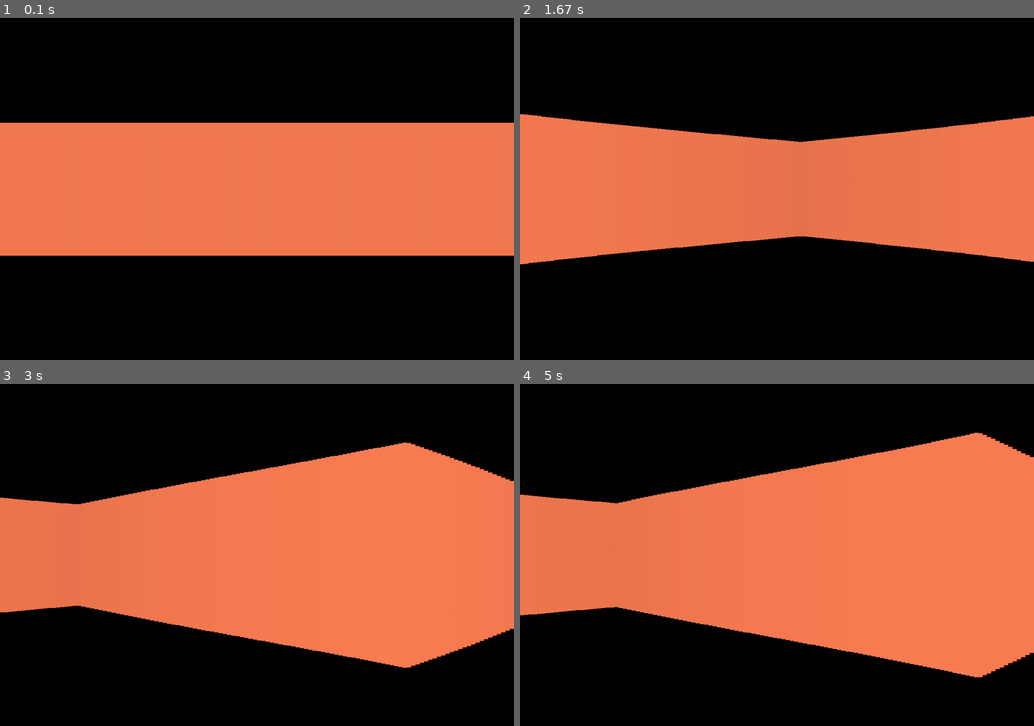
Above: before the commit, frames 1-4 (two rows, left to right).
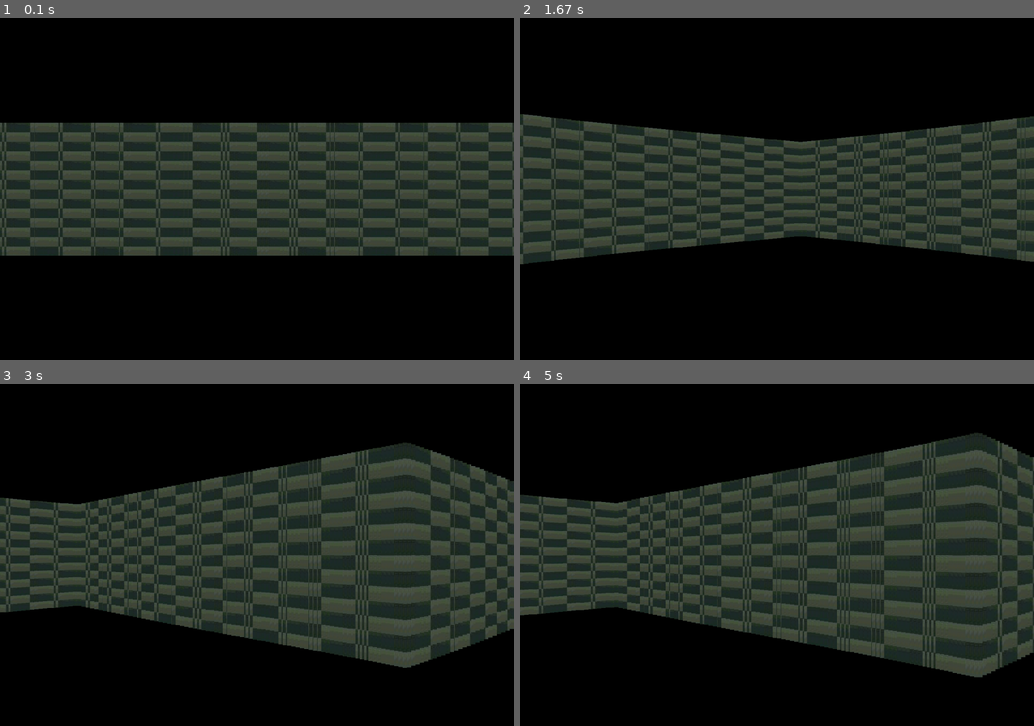
Above: after the commit, the same moments.

Repository: LorezV/pygame-evill-stuff
Game: pygame game, started from main.py
Two runs of this game, one before a commit and one after it. Both use one fixed random seed, a clock stepped at 60 frames per second and the inputs below.
Inputs:
- Up to frame 1 (0.1 s): no input
- Up to frame 2 (1.67 s): hold Right 0.33-0.8 s; hold Right 0.83-1.3 s; hold Left from 1.33 s (still down)
- Up to frame 3 (3 s): release Left at 1.87 s; hold Left 1.9-2.3 s; hold A 1.9-2.3 s; hold Right 2.33-2.97 s; hold D 2.33-2.97 s
- Up to frame 4 (5 s): hold Left 3-3.47 s; hold A 3-3.47 s; hold Right 3.5-3.97 s; hold D 3.5-3.97 s; hold Right 4-4.47 s; hold D 4-4.47 s; hold Left from 4.5 s (still down); hold A from 4.5 s (still down)

The runs differ from the first frame. In frame 1, 39% of the frame differs, in the area x 0-100%, y 30-70%; in frame 2, 35%; in frame 3, 47%; in frame 4, 49%, in the area x 0-100%, y 14-86%.

Commit message:
Adeed first textures

Diff:
--- a/modules/Drawer.py
+++ b/modules/Drawer.py
@@ -6,6 +6,8 @@
 class Drawer:
     def __init__(self, screen):
         self.scr = screen
+        self.texture = pygame.image.load(
+            'data/textures/hospital.png').convert()
 
     def mapping(self, a, b):
         return (a // TILE) * TILE, (b // TILE) * TILE
@@ -23,27 +25,30 @@
             x, dx = (xm + TILE, 1) if cos_a >= 0 else (xm, -1)
             for i in range(0, WIDTH, TILE):
                 depth_v = (x - ox) / cos_a
-                y = oy + depth_v * sin_a
-                if self.mapping(x + dx, y) in world_map:
+                yv = oy + depth_v * sin_a
+                if self.mapping(x + dx, yv) in world_map:
                     break
                 x += dx * TILE
 
             y, dy = (ym + TILE, 1) if sin_a >= 0 else (ym, -1)
             for i in range(0, HEIGHT, TILE):
                 depth_h = (y - oy) / sin_a
-                x = ox + depth_h * cos_a
-                if self.mapping(x, y + dy) in world_map:
+                xh = ox + depth_h * cos_a
+                if self.mapping(xh, y + dy) in world_map:
                     break
                 y += dy * TILE
 
-            # projection
-            depth = depth_v if depth_v < depth_h else depth_h
+            depth, offset = (depth_v, yv) if depth_v < depth_h else (
+                depth_h, xh)
+            offset = int(offset) % TILE
             depth *= math.cos(player_angle - cur_angle)
-            depth += 0.000001
-            proj_height = PROJ_COEFF / depth
-            c = 255 / (1 + depth * depth * 0.00002)
-            color = (c, c // 2, c // 3)
-            pygame.draw.rect(self.scr, color, (
-                ray * SCALE, HALF_HEIGHT - proj_height // 2, SCALE,
-                proj_height))
+            depth = max(depth, 0.0000001)
+            proj_height = min(int(PROJ_COEFF / depth), 2 * HEIGHT)
+            wall_column = self.texture.subsurface(offset * TEXTURE_SCALE, 0,
+                                                  TEXTURE_SCALE,
+                                                  TEXTURE_HEIGHT)
+            wall_column = pygame.transform.scale(wall_column,
+                                                 (SCALE, proj_height))
+            self.scr.blit(wall_column,
+                          (ray * SCALE, HALF_HEIGHT - proj_height // 2))
             cur_angle += DELTA_ANGLE
--- a/modules/Settings.py
+++ b/modules/Settings.py
@@ -21,6 +21,11 @@
 PLAYER_SPEED = 2
 PLAYER_ANGLE = 0
 
+#textures
+TEXTURE_WIDTH = 1200
+TEXTURE_HEIGHT = 1200
+TEXTURE_SCALE = TEXTURE_WIDTH // TILE
+
 # colors
 WHITE = (255, 255, 255)
 BLACK = (0, 0, 0)
Binary file added: data/textures/hospital.png
